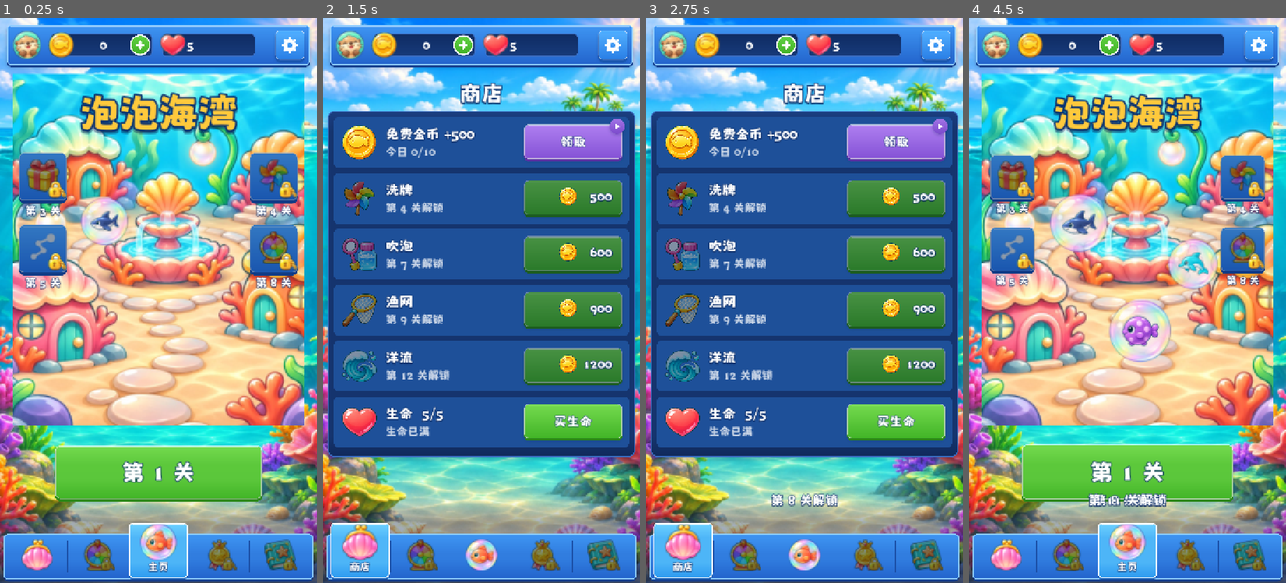
Above: before the commit, frames 1-4 (left to right).
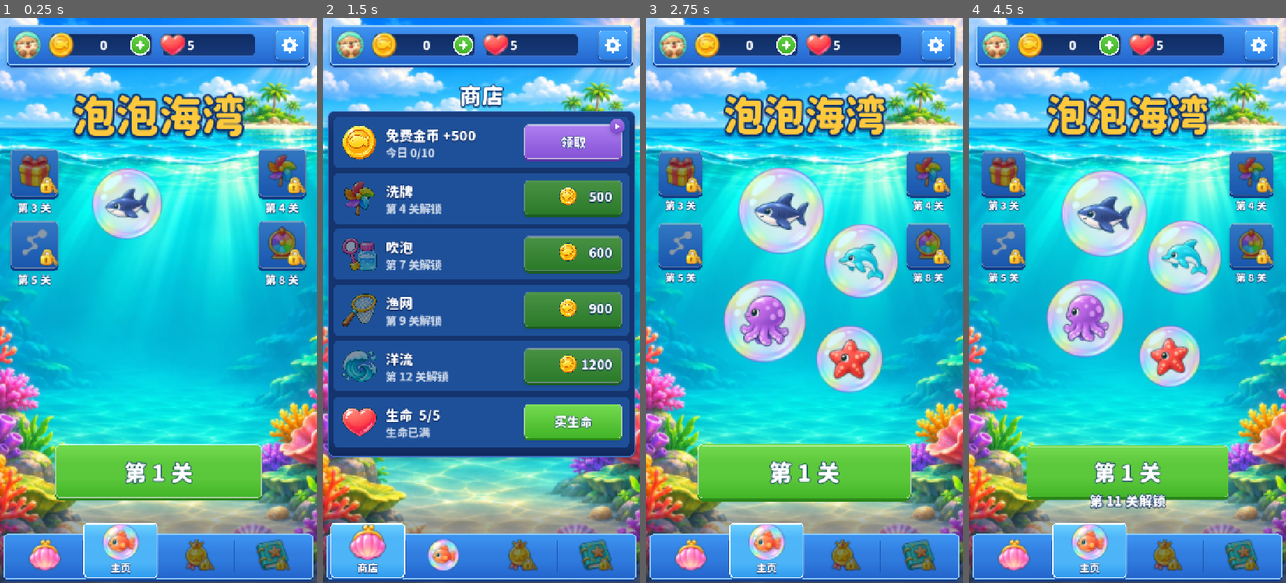
Above: after the commit, the same moments.

Repository: crazyniu/fishsort
Game: Godot game, scene res://scenes/main.tscn
The game is run twice, just before and just after one commit, with the same random seed, the same clock (stepped at 60 frames per second) and the same inputs.
Inputs (mouse positions are in pixels of both pictures, inside the frame that each line leads up to):
- Up to frame 1 (0.25 s): no input
- Up to frame 2 (1.5 s): click (361, 549) at 0.52 s; click (367, 549) at 1.27 s
- Up to frame 3 (2.75 s): click (744, 549) at 2.02 s
- Up to frame 4 (4.5 s): click (1127, 549) at 2.77 s; click (1089, 549) at 3.52 s; click (1165, 549) at 4.27 s

The runs differ from the first frame. In frame 1, 61% of the frame differs, in the area x 3-97%, y 4-100%; in frame 2, 7.6%; in frame 3, 72%, in the area x 1-99%, y 4-100%; in frame 4, 61%.

Commit message:
feat(ui): 换用资源圆体；抽奖改为主页子页面，底栏四个页签；主页去掉贴图边界
未在 Mac 上验证。

Co-Authored-By: Claude Fable 5.2 <noreply@anthropic.com>

Diff:
--- a/project.godot
+++ b/project.godot
@@ -37,7 +37,7 @@
 
 [gui]
 
-theme/custom_font="res://assets/fonts/MaokenAssortedSans-Lite.ttf"
+theme/custom_font="res://assets/fonts/ResourceHanRoundedCN-Heavy.ttf"
 
 [input_devices]
 
--- a/src/ui/home_screen.gd
+++ b/src/ui/home_screen.gd
@@ -3,25 +3,23 @@
 ## 主界面：顶栏 + 中间页面 + 底部五个页签（商店 · 抽奖 · 主页 · 排行 · 图鉴）。
 ## 数据与动作全部走 HomeModel，真实逻辑接入时只换那一个文件。
 
-enum { TAB_SHOP, TAB_WHEEL, TAB_MAIN, TAB_RANK, TAB_COLLECTION }
+## 底栏四个页签；抽奖不占页签，是从主页入口进去的子页面
+enum { TAB_SHOP, TAB_MAIN, TAB_RANK, TAB_COLLECTION, TAB_WHEEL }
 
 const W := 750.0
 const BAR_Y := 16.0
 const BAR_H := 96.0
 const TOP_H := 124.0
 const TABS_H := 150.0
-const TAB_KEYS: Array[String] = [
-	"UI_TAB_SHOP", "H_TAB_WHEEL", "UI_TAB_MAIN", "UI_TAB_RANK", "UI_TAB_COLLECTION"
-]
+const TAB_KEYS: Array[String] = ["UI_TAB_SHOP", "UI_TAB_MAIN", "UI_TAB_RANK", "UI_TAB_COLLECTION"]
 const TAB_ICONS: Array[String] = [
 	"res://assets/ui/tab_shop.png",
-	"res://assets/ui/tab_wheel.png",
 	"res://assets/ui/tab_main.png",
 	"res://assets/ui/tab_rank.png",
 	"res://assets/ui/tab_collection.png",
 ]
 ## 每个页签对应的功能开放项，空串 = 始终开放
-const TAB_FEATURES: Array[String] = ["", "wheel", "", "rank", "album"]
+const TAB_FEATURES: Array[String] = ["", "", "rank", "album"]
 
 var start_tab: int = TAB_MAIN
 var model: HomeModel
@@ -238,6 +236,8 @@
 
 
 func _tab_open(i: int) -> bool:
+	if i >= TAB_FEATURES.size():
+		return model.is_unlocked("wheel")
 	return TAB_FEATURES[i].is_empty() or model.is_unlocked(TAB_FEATURES[i])
 
 
@@ -266,8 +266,10 @@
 		return
 	if not _tab_open(i):
 		Audio.sfx(&"error")
-		Anim.shake(_tab_icons[i], 6.0)
-		toast(tr("H_UNLOCKS_AT") % model.unlock_level(TAB_FEATURES[i]))
+		var feature: String = "wheel" if i >= TAB_FEATURES.size() else TAB_FEATURES[i]
+		if i < _tab_icons.size():
+			Anim.shake(_tab_icons[i], 6.0)
+		toast(tr("H_UNLOCKS_AT") % model.unlock_level(feature))
 		return
 	Audio.sfx(&"click")
 	var from_right: bool = i > _tab
--- a/src/ui/main_page.gd
+++ b/src/ui/main_page.gd
@@ -3,7 +3,6 @@
 ## 主页（docs/01 §5.3）：中间一张海湾场景大图，两侧功能入口，下面是绿色大按钮「第 N 关」。
 ## 未开放的入口显示灰色图标和「第 N 关」，点了提示「第 N 关解锁」。
 
-const SCENE_H := 830.0
 const ENTRY := 104.0
 
 var _model: HomeModel
@@ -11,11 +10,9 @@
 
 func build() -> void:
 	_model = host.model
-	# 场景图直接放在背景上，圆角 18，不套边框
-	var art := UiKit.rounded_picture("res://assets/ui/scene1.jpg", Vector2(W - 60, SCENE_H), 18.0)
-	add(art, Vector2(30, 8))
-	var title_label := UiKit.label(tr("UI_TITLE"), 88, UiKit.GOLD)
-	add(title_label, Vector2(0, 40), Vector2(W, 120))
+	# 不再贴一张带边界的场景图：标题、漂浮的生物和入口直接放在整屏海底背景上
+	var title_label := UiKit.label(tr("UI_TITLE"), 96, UiKit.GOLD)
+	add(title_label, Vector2(0, 30), Vector2(W, 130))
 	Anim.pop_in(title_label, 0.05, 0.45)
 	_build_deco()
 	_build_entries()
@@ -23,10 +20,14 @@
 	_check_unlock()
 
 
-## 几条鱼在气泡里漂着当装饰
+## 几只生物在气泡里漂着，占住画面中央
 func _build_deco() -> void:
+	var mid: float = (size.y - 220.0) / 2.0 + 60.0
 	var deco: Array = [
-		["c04", 190.0, 300.0, 140.0], ["c16", 470.0, 400.0, 120.0], ["c27", 330.0, 540.0, 150.0]
+		["c04", 215.0, mid - 250.0, 210.0],
+		["c16", 420.0, mid - 120.0, 180.0],
+		["c06", 180.0, mid + 10.0, 190.0],
+		["c03", 400.0, mid + 120.0, 150.0],
 	]
 	for i: int in deco.size():
 		var d: Array = deco[i]
@@ -36,8 +37,8 @@
 		var bubble := UiKit.icon("res://assets/ui/bubble.png", side)
 		bubble.modulate.a = 0.85
 		holder.add_child(bubble)
-		var fish := UiKit.icon("res://assets/fish/%s.png" % d[0], side * 0.6)
-		fish.position = Vector2(side, side) * 0.2
+		var fish := UiKit.icon("res://assets/fish/%s.png" % d[0], side * 0.62)
+		fish.position = Vector2(side, side) * 0.19
 		holder.add_child(fish)
 		Anim.wiggle(fish, 7.0, 1.6 + i * 0.3)
 		Anim.pop_in(holder, 0.15 + 0.1 * i, 0.4)
@@ -54,9 +55,9 @@
 		["wheel", "res://assets/ui/tab_wheel.png", "H_FEAT_WHEEL", _open_wheel],
 	]
 	for i: int in left.size():
-		_entry(left[i], Vector2(50, 200 + i * 170))
+		_entry(left[i], Vector2(30, 190 + i * 170))
 	for i: int in right.size():
-		_entry(right[i], Vector2(W - 50 - ENTRY, 200 + i * 170))
+		_entry(right[i], Vector2(W - 30 - ENTRY, 190 + i * 170))
 
 
 ## spec: [功能开放项, 图标, 文案键, 点击动作]
@@ -130,7 +131,7 @@
 		self,
 		tr("UI_LEVEL") % n,
 		UiKit.ORANGE if challenge else UiKit.GREEN,
-		Vector2(135, SCENE_H + 56.0),
+		Vector2(135, size.y - 176.0),
 		Vector2(480, 124),
 		host.start_level,
 		52
@@ -138,7 +139,7 @@
 	Anim.pulse(start, 1.05, 1.2)
 	if challenge:
 		var tag := UiKit.label(tr("UI_CHALLENGE"), 26, UiKit.GOLD)
-		add(tag, Vector2(135, SCENE_H + 18.0), Vector2(480, 36))
+		add(tag, Vector2(135, size.y - 214.0), Vector2(480, 36))
 
 
 ## 功能刚开放：弹一次「新功能」，点「去看看」直接进入
--- a/src/ui/wheel_page.gd
+++ b/src/ui/wheel_page.gd
@@ -18,6 +18,8 @@
 func build() -> void:
 	_model = host.model
 	title(tr("H_TAB_WHEEL"))
+	# 抽奖是主页的子页面，左上角返回
+	btn(self, tr("H_BACK"), UiKit.BLUE, Vector2(30, 22), Vector2(130, 56), _on_back, 26)
 	var odds := btn(
 		self,
 		tr("H_ODDS"),
@@ -33,6 +35,11 @@
 	wheel.ticked.connect(_on_tick)
 	Anim.pop_in(wheel, 0.05, 0.4)
 	_build_controls()
+
+
+func _on_back() -> void:
+	if not _spinning:
+		host.go_tab(HomeScreen.TAB_MAIN)
 
 
 func _build_controls() -> void:
Not shown, added: assets/fonts/LICENSE-ResourceHanRounded.txt
Binary file removed: assets/fonts/MaokenAssortedSans-Lite.ttf
Not shown, removed: assets/fonts/OFL-MaokenAssortedSans.txt
Binary file added: assets/fonts/ResourceHanRoundedCN-Heavy.ttf
Not shown, changed: assets/fonts/ResourceHanRoundedCN-Heavy.ttf.import
Not shown, changed: docs/01-玩法设计.md
Not shown, changed: docs/03-美术规范.md
